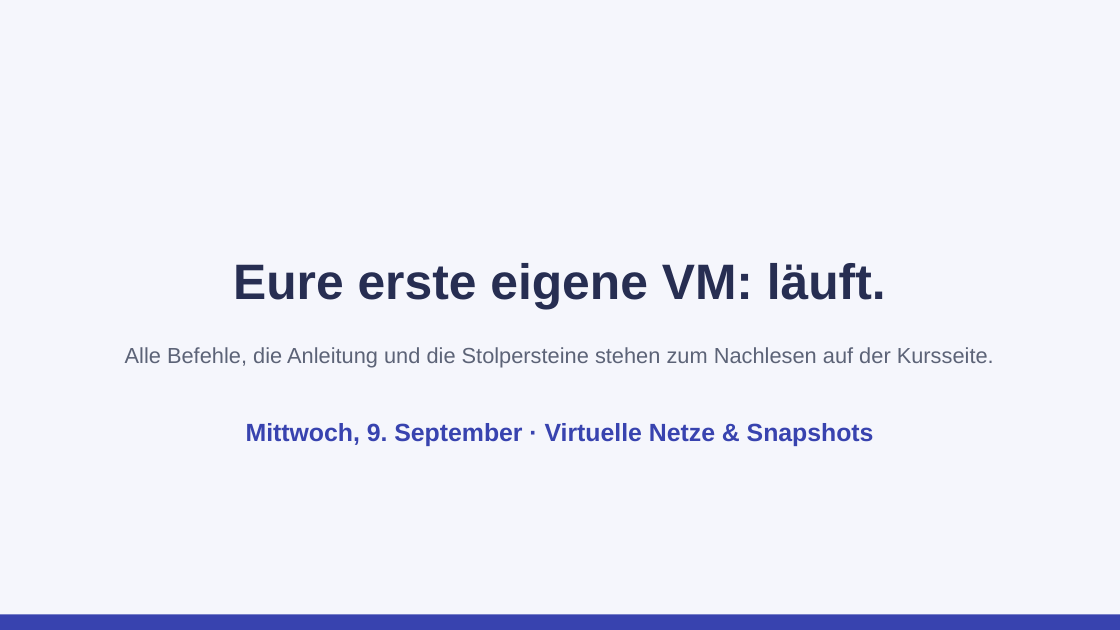
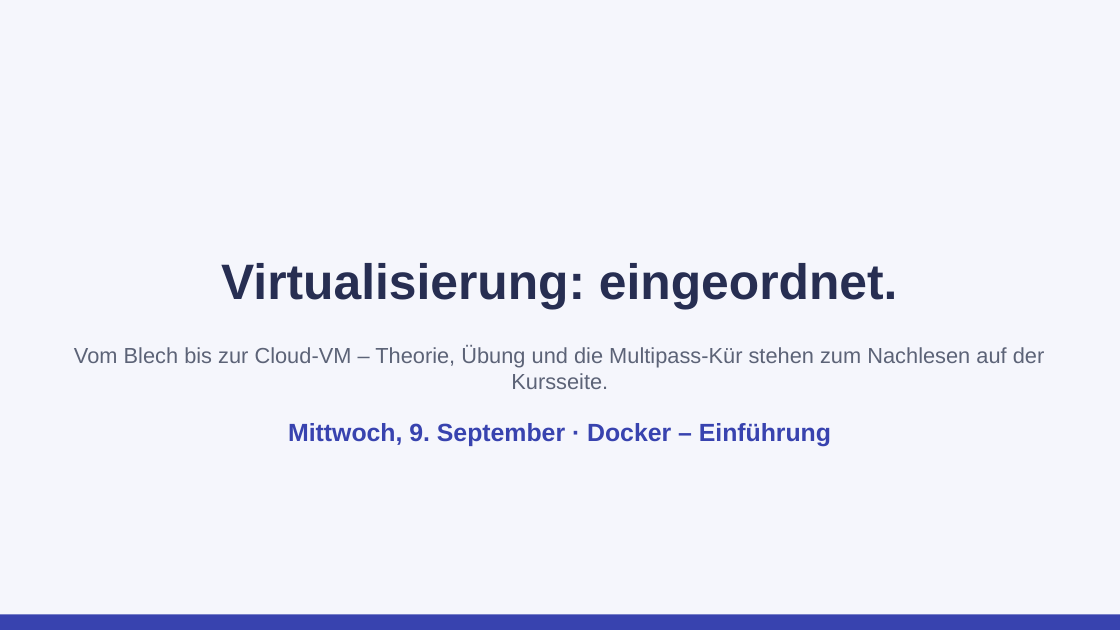
Before and after one commit to JacobMenge/kurs-unterlagen, a slide deck: slide 18 of folien/04-virtualisierung.pptx (slide 17 before the commit). Drawn at 1120x630 pixels with LibreOffice and Linux fonts; fonts in the diff are those of the drawing. Boxes give left, top, right and bottom in pixels: in the first picture for what was removed or moved away, otherwise in the second. Text is boxed around its words. In the diff, an @@ line names an element or a change of style, - is before the commit and + after.

Commit message:
virtualisierung + docker folien

```diff
--- a/folien/04-virtualisierung.pptx
+++ b/folien/04-virtualisierung.pptx
@@ text at (x1=221, y1=263, x2=898, y2=310): text changed @@
-Eure erste eigene VM: läuft.
+Virtualisierung: eingeordnet.
@@ text at (x1=74, y1=346, x2=1045, y2=389): text changed @@
-Alle Befehle, die Anleitung und die Stolpersteine stehen zum Nachlesen auf der Kursseite.
+Vom Blech bis zur Cloud-VM – Theorie, Übung und die Multipass-Kür stehen zum Nachlesen auf der Kursseite.
@@ text at (x1=288, y1=423, x2=831, y2=447): text changed @@
-Mittwoch, 9. September · Virtuelle Netze & Snapshots
+Mittwoch, 9. September · Docker – Einführung
```
Also in this commit, not shown: 8 other slides changed, 8 slides added, 7 slides removed, 6 other files.
